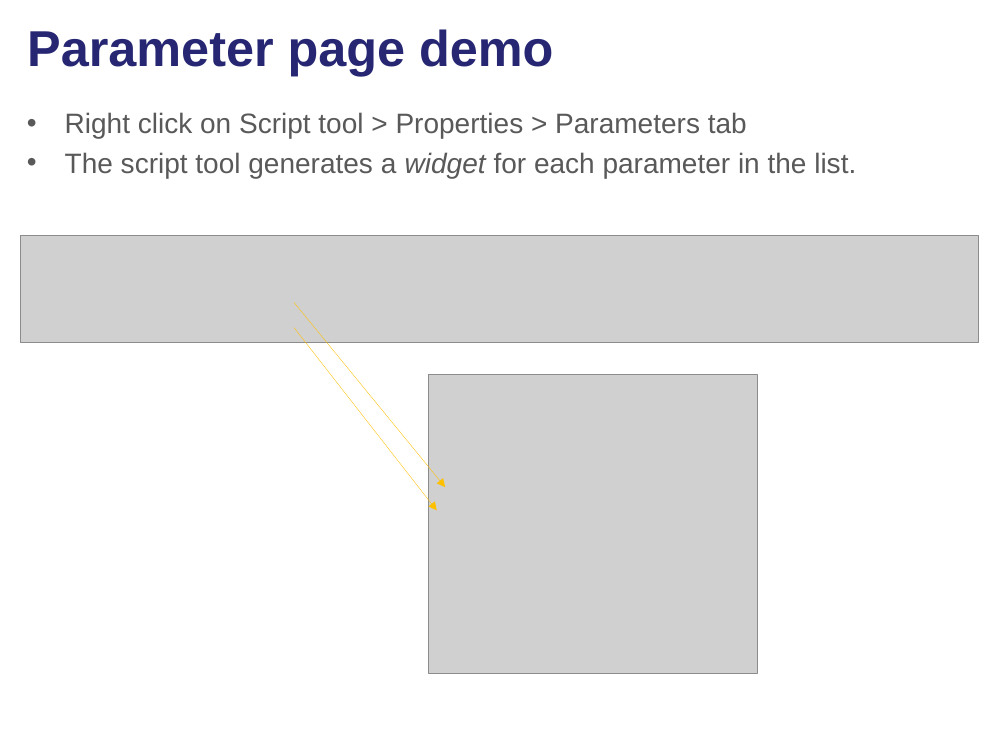
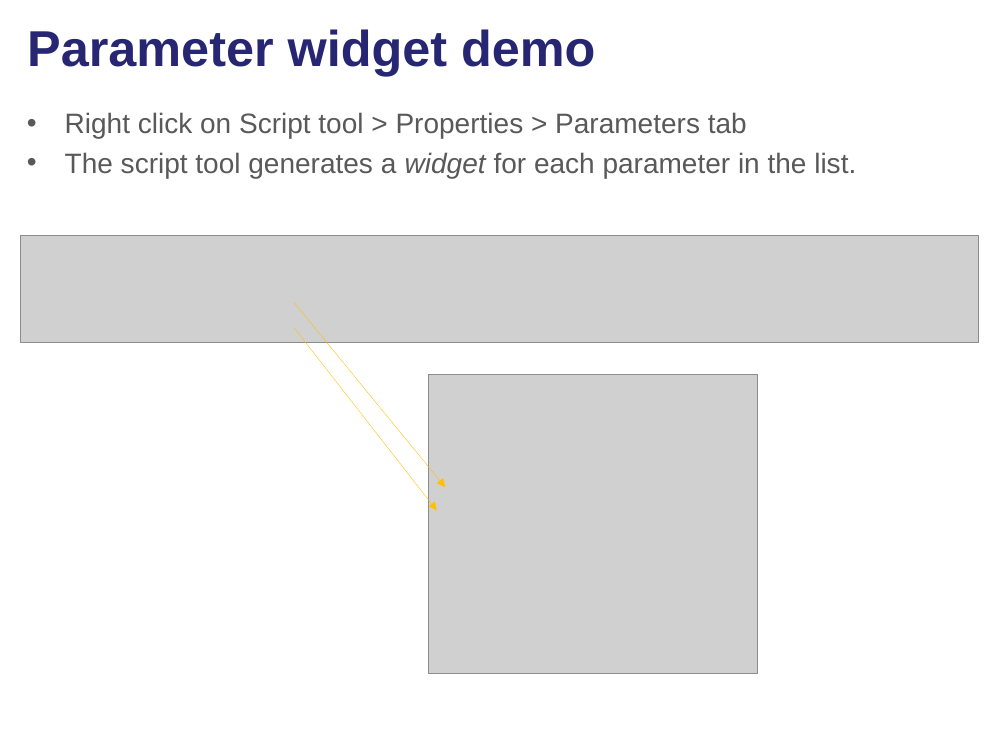
Before and after one commit to lgtateos/gis540, a slide deck: slide 2 of slides/scriptToolParameters.pptx. Drawn at 1008x756 pixels with LibreOffice and Linux fonts; fonts in the diff are those of the drawing; grey boxes stand for pictures. Boxes give left, top, right and bottom in pixels: in the first picture for what was removed or moved away, otherwise in the second. Text is boxed around its words. In the diff, an @@ line names an element or a change of style, - is before the commit and + after.

```diff
--- a/slides/scriptToolParameters.pptx
+++ b/slides/scriptToolParameters.pptx
@@ title at [27,29,595,76]: text changed @@
-Parameter page demo
+Parameter widget demo
```
Also in this commit, not shown: 9 other slides changed, 6 slides added, 2 slides removed.
